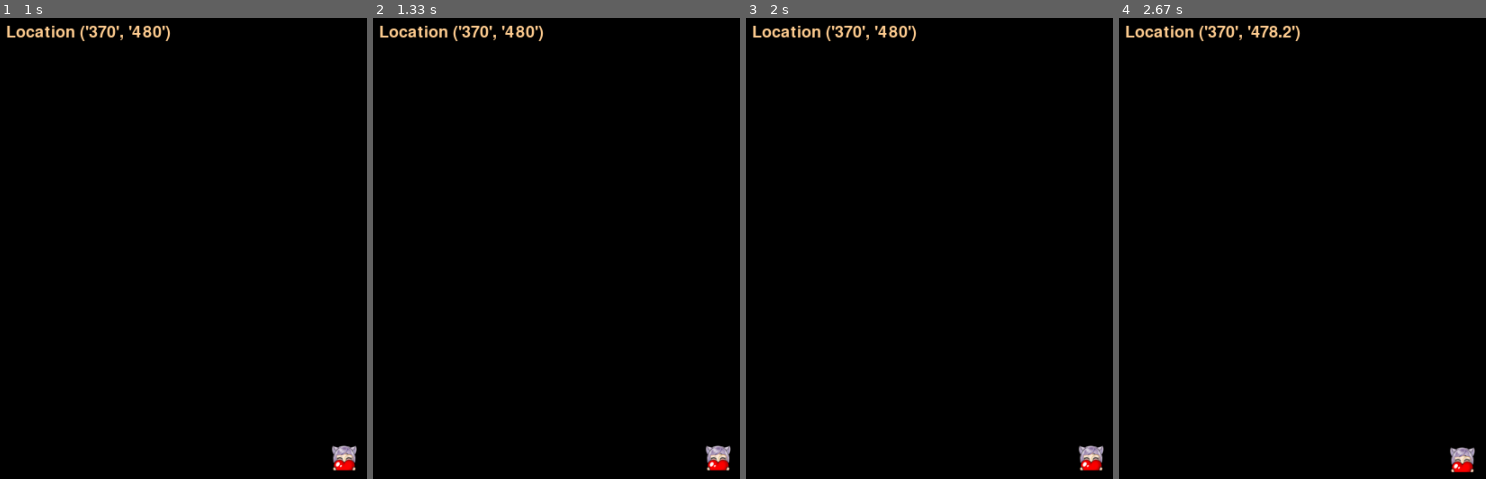
Above: before the commit, frames 1-4 (left to right).
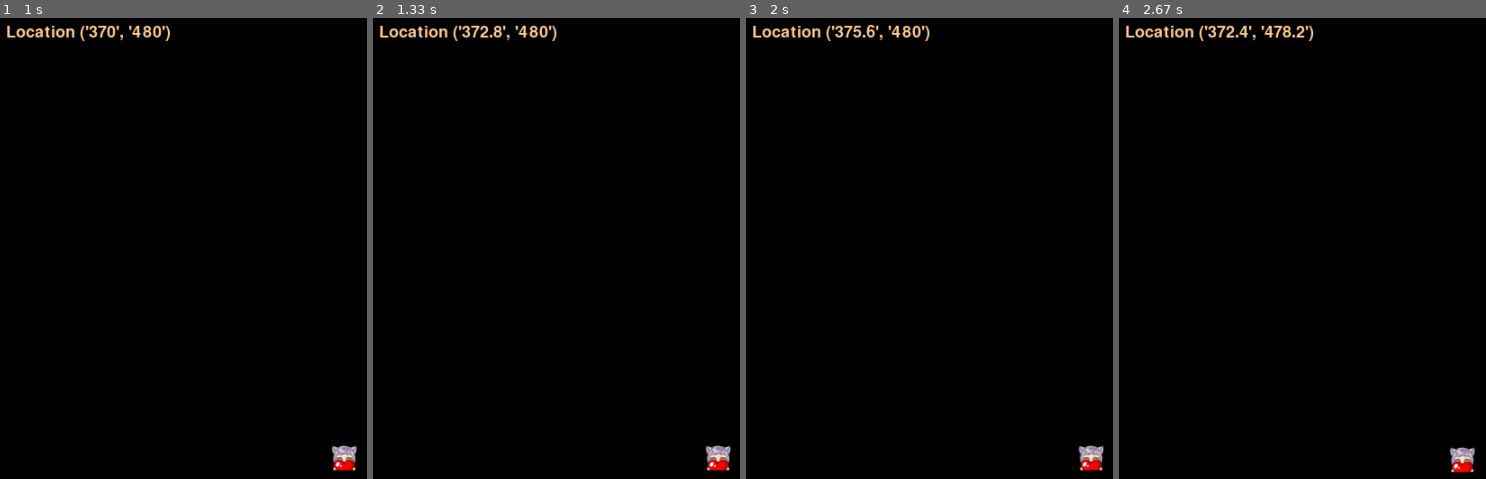
Above: after the commit, the same moments.

Repository: ChrisCraddock/PyGame-Project-no-name-yet-
Game: pygame game, started from main.py
Two runs of this game, one before a commit and one after it. Both use one fixed random seed, a clock stepped at 60 frames per second and the inputs below.
Inputs:
- Up to frame 1 (1 s): hold Right 0.33-0.8 s; hold Up from 0.83 s (still down)
- Up to frame 2 (1.33 s): release Up at 1.13 s; hold Right from 1.17 s (still down)
- Up to frame 3 (2 s): release Right at 1.63 s; hold Left from 1.67 s (still down)
- Up to frame 4 (2.67 s): release Left at 2.2 s; hold Down 2.23-2.53 s; hold Left from 2.57 s (still down)

Frame 1 is identical in both runs. In frame 2, 0.4% of the frame differs, in the area x 29-51%, y 1-5%; in frame 3, 0.4%; in frame 4, 0.5%, in the area x 29-54%, y 1-5%.

Commit message:
Update main.py
fixed location update for X

Diff:
--- a/main.py
+++ b/main.py
@@ -55,16 +55,20 @@
         if event.type == pygame.KEYDOWN:
             if event.key == pygame.K_LEFT:
                 playerX_change = -.1
-                locationx_value = str(round(playerX,2))
+                locationX_value = str(round(playerX,2)) #Display location coordinates
+
             if event.key == pygame.K_RIGHT:
                 playerX_change = +.1
-                locationx_value = str(round(playerX,2))
+                locationX_value = str(round(playerX,2)) #Display location coordinates
+
             if event.key == pygame.K_UP:
                 playerY_change = -.1
-                locationY_value = str(round(playerY,2))
+                locationY_value = str(round(playerY,2)) #Display location coordinates
+
             if event.key == pygame.K_DOWN:
                 playerY_change = +.1
-                locationY_value = str(round(playerY,2))
+                locationY_value = str(round(playerY,2)) #Display location coordinates
+
 
         if event.type == pygame.KEYUP:
             if event.key == pygame.K_RIGHT or event.key == pygame.K_LEFT:
